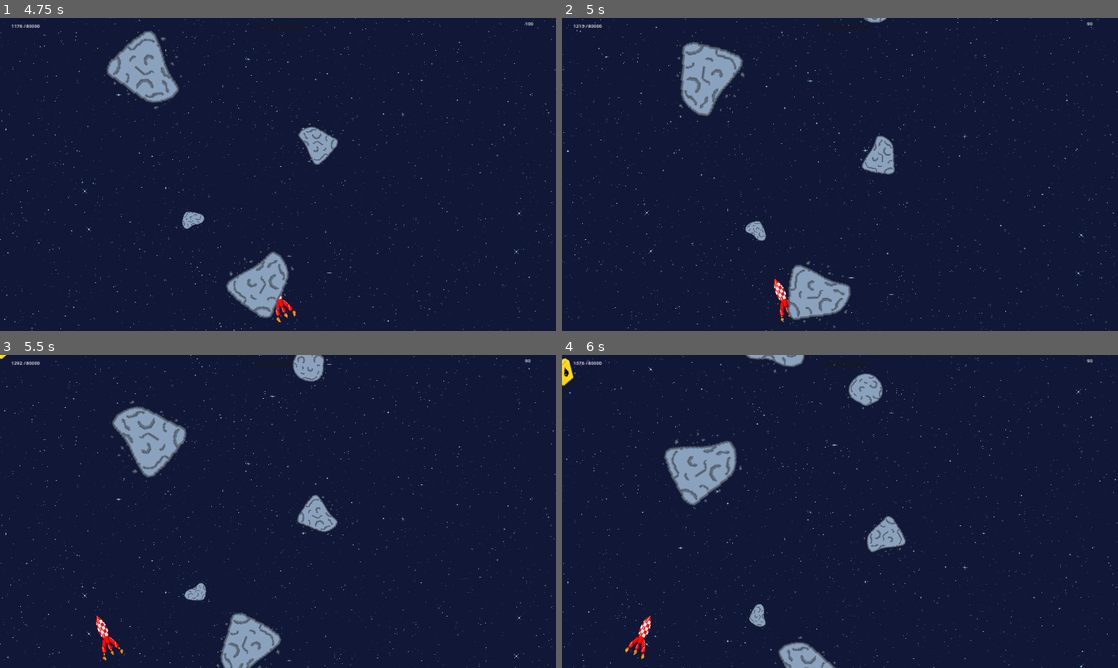
Above: before the commit, frames 1-4 (two rows, left to right).
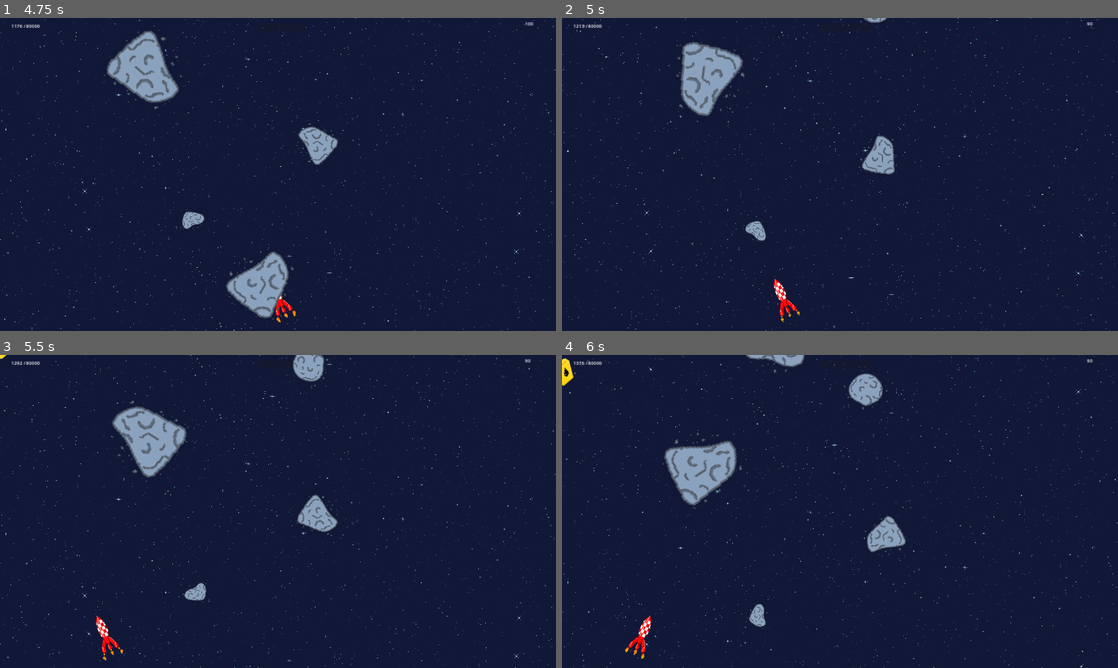
Above: after the commit, the same moments.

Repository: Zenika/tomato-rocket
Game: Godot game, scene res://scenes/race_screen.tscn
Two runs of this game, one before a commit and one after it. Both use one fixed random seed, a clock stepped at 60 frames per second and the inputs below.
Inputs:
- Up to frame 1 (4.75 s): hold Right (move_right) 0.53-1.28 s; hold Space (boost) 0.53-1.28 s; hold Left (move_left) 1.28-2.03 s; tap Space (boost) at 1.35, 2.85, 4.35 s; hold Space (boost) 2.03-2.78 s; hold Right (move_right) 2.03-3.53 s; hold Space (boost) 3.53-4.28 s; hold Left (move_left) from 3.53 s (still down)
- Up to frame 2 (5 s): keep holding Left (move_left)
- Up to frame 3 (5.5 s): keep holding Left (move_left); hold Space (boost) from 5.03 s (still down)
- Up to frame 4 (6 s): release Left (move_left) at 5.78 s; release Space (boost) at 5.78 s; hold Right (move_right) from 5.78 s (still down); tap Space (boost) at 5.85 s

Frame 1 is identical in both runs. In frame 2, 1.4% of the frame differs, in the area x 40-52%, y 77-98%; in frame 3, 1.3%; in frame 4, 0.6%.

Commit message:
feat: corrige le nombre d'astéroides qui apparaissent durant un boost

Diff:
--- a/actors/enemy.gd
+++ b/actors/enemy.gd
@@ -33,6 +33,7 @@
 func _on_collision_polygon_2d_body_entered(body):
 	if body is Player:
 		get_parent().hurt_player()
+		queue_free()
 
 
 func _on_visible_on_screen_notifier_2d_screen_exited():
--- a/scenes/race_screen.gd
+++ b/scenes/race_screen.gd
@@ -25,7 +25,7 @@
 var health = 100
 var is_boost_enabled = false
 
-const distance_between_asteroids = 250
+const distance_between_asteroids = 250.0
 
 var is_boosting = false
 var last_speed_before_boost = 0
@@ -74,7 +74,7 @@
 
 	# Augmenter la fréquence des astéroides en fonction de la vitesse
 	if vertical_speed != 0:
-		enemy_timer.wait_time = distance_between_asteroids / vertical_speed
+		enemy_timer.wait_time = max(distance_between_asteroids / vertical_speed, 0.45)
 	else:
 		enemy_timer.stop()
 
